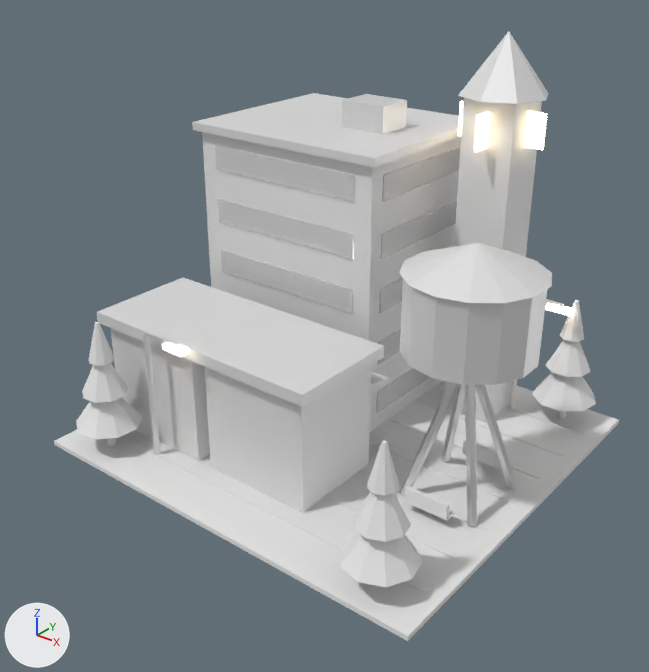
A saved change to the FBX model Assets/Art/KayseriIsland/Models/Gold/Phase3/Civic_P3.fbx.
One viewpoint serves both versions: a camera (50 mm lens) standing at (53.2, -64.2, 37.9) and looking at (24.3, -28.2, 15.6). Every picture has the same lights, and +X, +Y and +Z are marked at lower left. The older version comes first. Where no turn or scale is listed for an object, it has been applied to the vertices. Vertices at exactly the same position are counted once.

Before the edit, the objects in view are built like this:
```python
ob_civic_hall = bpy.data.objects.new('Civic.Hall', me_civic_hall_001)
ob_civic_hall.location = (19.0, -20.0, 8.13)
ob_civic_lamp1 = bpy.data.objects.new('Civic.Lamp1', me_civic_lamp1_001)
ob_civic_lamp1.location = (31.0, -17.0, 8.13)
ob_civic_plaza = bpy.data.objects.new('Civic.Plaza', me_civic_plaza_001)
ob_civic_plaza.location = (0.0, 0.0, 7.83)
ob_civic_shop0 = bpy.data.objects.new('Civic.Shop0', me_civic_shop0_001)
ob_civic_shop0.location = (16.0, -31.0, 8.13)
ob_civic_shop1 = bpy.data.objects.new('Civic.Shop1', me_civic_shop1_001)
ob_civic_shop1.location = (24.0, -31.0, 8.13)
ob_civic_tree0 = bpy.data.objects.new('Civic.Tree0', me_civic_treesrc_001)
ob_civic_tree0.location = (34.0, -16.0, 8.13)
ob_civic_tree2 = bpy.data.objects.new('Civic.Tree2', me_civic_treesrc_003)
ob_civic_tree2.location = (14.0, -36.0, 8.13)
# also in view: 'Civic.Benches' at (24.0, -27.1, 9.2); 'Civic.Lamp0' at (18.5, -35.0, 12.2); 'Civic.Tower' at (29.0, -18.0, 19.8); 'Civic.WaterTower' at (33.0, -27.0, 15.4); 'Civic.Paving' at (24.0, -26.0, 8.2)
```
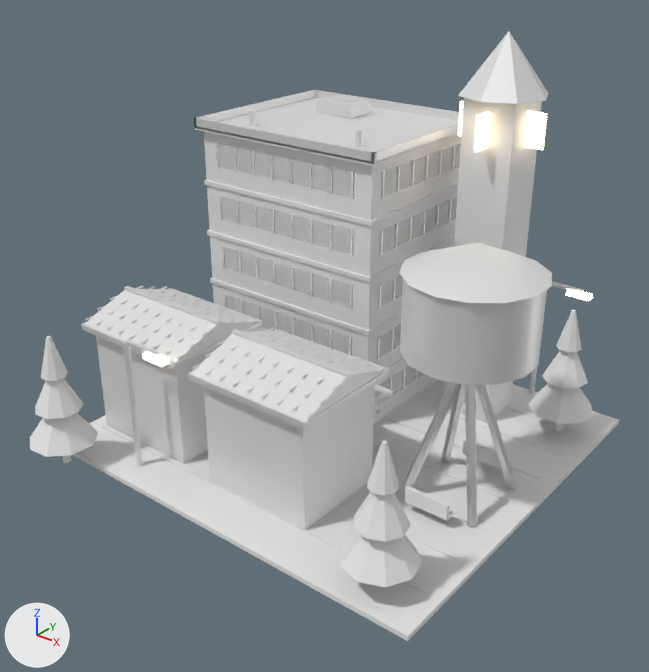
Edits to the bpy script that builds the scene:
```text
Change me_civic_hall_001:
    remove me_civic_hall_001.from_pydata(...)  # 104 vertices, 156 faces; spans x -6.9..6.9, y -5.9..5.9, z 0.0..19.1
    add me_civic_hall_001.from_pydata(...)  # 848 vertices, 1296 faces; spans x -6.9..6.9, y -5.9..7.0, z 0.0..18.0
    me_civic_hall_001 part 2: a new loose piece, a box spanning x -6.5..6.5, y -4.5..4.5, z 1.1..2.6, in mat_glass (white #e7e7e7)
    me_civic_hall_001 part 3: a new loose piece, a box spanning x -6.6..6.6, y -1.56..-1.46, z 1.122..2.618, in mat_steel_dk (white #e7e7e7)
    me_civic_hall_001 part 4: a new loose piece, a box spanning x -5.3..5.3, y -5.5..5.5, z 4.5..6.0, in mat_glass (white #e7e7e7)
    me_civic_hall_001 part 5: a new loose piece, a box spanning x -6.5..6.5, y -4.5..4.5, z 4.5..6.0, in mat_glass (white #e7e7e7)
    me_civic_hall_001 part 6: a new loose piece, a box spanning x 2.12..2.22, y -5.6..5.6, z 4.522..6.018, in mat_steel_dk (white #e7e7e7)
    me_civic_hall_001 part 7: a new loose piece, a box spanning x -6.6..6.6, y -3.06..-2.96, z 4.522..6.018, in mat_steel_dk (white #e7e7e7)
    me_civic_hall_001 part 8: a new loose piece, a box spanning x -6.61..6.61, y -5.61..5.61, z 6.56..6.84, in mat_offwhite (white #e7e7e7)
    me_civic_hall_001 part 9: the loose piece of 8 vertices spanning x 1.1..4.1, y -1.2..1.2, z 17.5..19.1 is deleted
    me_civic_hall_001 part 10: 2 vertices moved from x -6.9..6.9, y -5.9..5.9, z 17.5 to x -6.9..6.9, y -5.7..5.7, z 17.0; 22 vertices removed from x -6.9..6.9, y -5.9..5.9, z 1.1..17.5; 518 vertices added at x -6.9..6.9, y -5.9..5.9, z 1.1..18.0
    other edits to the shape of me_civic_hall_001 do not show in these pictures
    add me_civic_hall_001.materials.append(mat_steel_lt)  # white #e7e7e7
Change me_civic_shop1_001:
    remove me_civic_shop1_001.from_pydata(...)  # 40 vertices, 60 faces; spans x -4.0..4.0, y -3.5..5.59, z 0.0..7.7
    add me_civic_shop1_001.from_pydata(...)  # 558 vertices, 836 faces; spans x -4.07..4.07, y -3.57..5.59, z 0.0..8.3
    me_civic_shop1_001 part 11: 4 vertices removed from x -4.0..4.0, y -3.5..3.5, z 7.7; 282 vertices added at x -4.07..4.07, y -3.57..3.57, z 0.21..8.3
    other edits to the shape of me_civic_shop1_001 do not show in these pictures
    add me_civic_shop1_001.materials.append(mat_steel_dk)  # white #e7e7e7
    add me_civic_shop1_001.materials.append(mat_wood)  # white #e7e7e7
Change me_civic_shop0_001:
    remove me_civic_shop0_001.from_pydata(...)  # 40 vertices, 60 faces; spans x -4.0..4.0, y -3.5..5.59, z 0.0..7.7
    add me_civic_shop0_001.from_pydata(...)  # 558 vertices, 836 faces; spans x -4.07..4.07, y -3.57..5.59, z 0.0..8.3
    me_civic_shop0_001 part 1: 4 vertices removed from x -4.0..4.0, y -3.5..3.5, z 7.7; 282 vertices added at x -4.07..4.07, y -3.57..3.57, z 0.21..8.3
    other edits to the shape of me_civic_shop0_001 do not show in these pictures
    add me_civic_shop0_001.materials.append(mat_steel_dk)  # white #e7e7e7
    add me_civic_shop0_001.materials.append(mat_wood)  # white #e7e7e7
Change ob_civic_tree2:
    ob_civic_tree2.location: (14.0, -36.0, 8.13) -> (13.38, -38.83, 8.13)
Change ob_civic_hall:
    ob_civic_hall.location: (19.0, -20.0, 8.13) -> (18.6, -19.47, 8.13)
Change ob_civic_shop1:
    ob_civic_shop1.location: (24.0, -31.0, 8.13) -> (25.05, -32.12, 8.13)
Change ob_civic_tree0:
    ob_civic_tree0.location: (34.0, -16.0, 8.13) -> (34.47, -17.45, 8.13)
Change ob_civic_shop0:
    ob_civic_shop0.location: (16.0, -31.0, 8.13) -> (15.53, -31.77, 8.13)
Change ob_civic_lamp1:
    ob_civic_lamp1.location: (31.0, -17.0, 8.13) -> (31.0, -14.2, 8.13)
```

Pixel boxes [x1, y1, x2, y2] of what changed, in the pictures (649 x 672 px):
'Civic.Hall', reshaped, moved
    before: [192, 93, 461, 432]
    after: [194, 90, 461, 424]
'Civic.Shop1', reshaped, moved
    before: [190, 309, 389, 513]
    after: [188, 327, 393, 530]
'Civic.Shop0', reshaped, moved
    before: [97, 278, 274, 461]
    after: [81, 286, 262, 464]
'Civic.Tree2', moved
    before: [76, 322, 142, 446]
    after: [30, 336, 98, 463]
'Civic.Tree0', moved
    before: [532, 300, 596, 419]
    after: [528, 310, 593, 431]
'Civic.Lamp1', moved
    before: [509, 299, 573, 410]
    after: [529, 282, 593, 393]
part 1 of me_civic_shop0_001, reshaped
    before: [97, 278, 274, 361]
    after: [81, 286, 262, 369]
part 2 of me_civic_hall_001, added
    after: [378, 366, 424, 406]
part 3 of me_civic_hall_001, added
    after: [402, 369, 405, 390]
part 4 of me_civic_hall_001, added
    after: [226, 294, 352, 356]
part 5 of me_civic_hall_001, added
    after: [379, 324, 401, 358]
part 6 of me_civic_hall_001, added (mostly hidden)
    after: [310, 324, 313, 341]
part 7 of me_civic_hall_001, added
    after: [391, 329, 394, 351]
part 8 of me_civic_hall_001, added
    after: [210, 278, 401, 336]
part 9 of me_civic_hall_001, deleted
    before: [342, 94, 407, 134]
part 10 of me_civic_hall_001, cut back
    before: [192, 93, 461, 314]
    after: [194, 90, 461, 408]
part 11 of me_civic_shop1_001, reshaped
    before: [190, 309, 384, 407]
    after: [188, 329, 389, 429]
